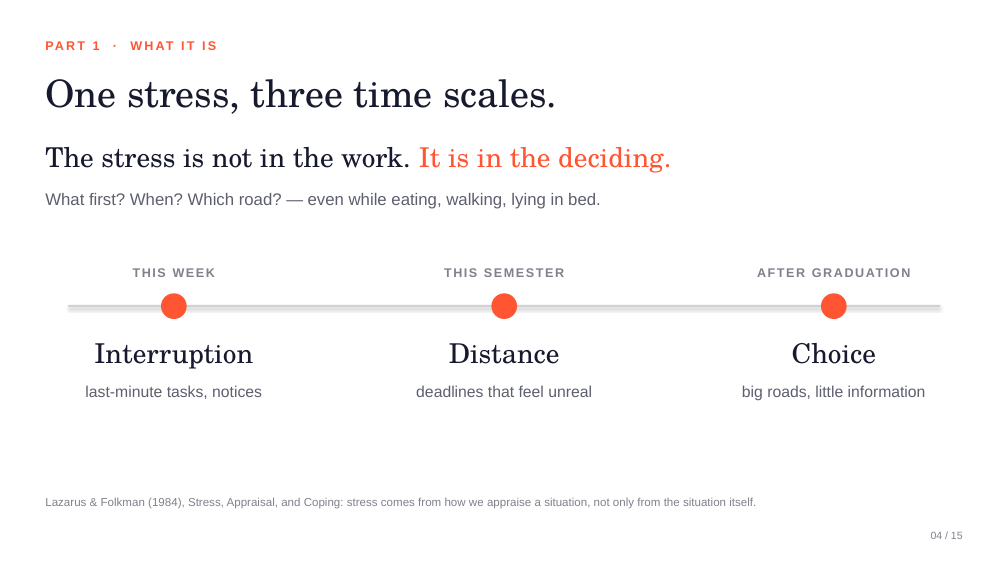
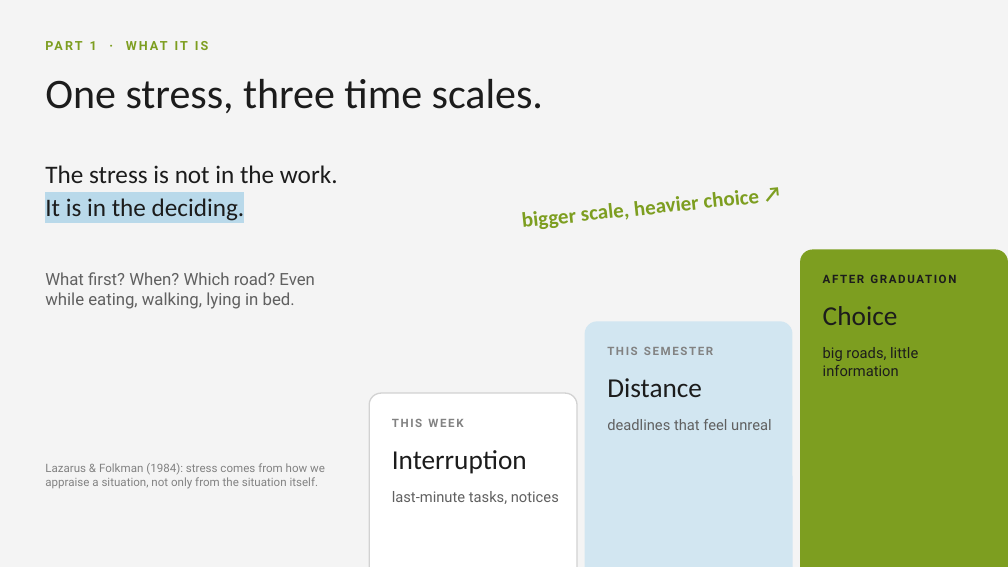
Before and after one commit to Kyson-CCHEN/English-presentation, a slide deck: slide 5 of Planning_Is_the_Pressure.pptx (slide 4 before the commit). Drawn at 1008x567 pixels with LibreOffice and Linux fonts; fonts in the diff are those of the drawing; background and template pictures are left out. Boxes give left, top, right and bottom in pixels: in the first picture for what was removed or moved away, otherwise in the second. Text is boxed around its words. In the diff, an @@ line names an element or a change of style, - is before the commit and + after.

```diff
--- a/Planning_Is_the_Pressure.pptx
+++ b/Planning_Is_the_Pressure.pptx
@@ background #FFFFFF to picture (left out) @@
@@ text "PART 1 · WHAT IT ..." at <box>90,41,97,50</box>: font Arial to Roboto, text colour #FF5533 to #7D9E20 @@
@@ text "One stress, three time scales." at <box>45,79,543,113</box>: size 36 to 40 pt, font TeX Gyre Schola to Calibri, text colour #171A2E to #1C1C1C @@
@@ text "The stress is not in ...": place and size @@
-text "The stress is not in ..." at <box>45,147,671,173</box>
+text "The stress is not in ..." at <box>45,165,338,222</box>
@@ text "The stress is not in ..." at <box>45,165,338,222</box>: size 26 to 24 pt, font TeX Gyre Schola to Calibri; text colour #171A2E to #1C1C1C in "The stress is not in the work."; text colour #FF5533 to #1C1C1C, highlight none to #B9D9EA in "It is in the deciding."; line spacing 1 to 1.1 @@
@@ text added at <box>523,211,577,229</box>, 20 pt, text #7D9E20, bold @@
+bigger scale, heavier choice ↗
@@ rounded rectangle added at <box>800,250,1008,567</box>, fill #7D9E20 @@
@@ text at <box>45,272,314,309</box>: text changed; font Arial to Roboto; text colour #5D5F6D to #606060 @@
-What first? When? Which road? — even while eating, walking, lying in bed.
+What first? When? Which road? Even while eating, walking, lying in bed.
@@ ellipse removed at <box>161,293,187,319</box> @@
@@ ellipse removed at <box>492,293,517,319</box> @@
@@ ellipse removed at <box>821,293,847,319</box> @@
@@ text "AFTER GRADUATION": place and size @@
-text "AFTER GRADUATION" at <box>698,265,970,287</box>
+text "AFTER GRADUATION" at <box>823,272,997,295</box>
@@ text "AFTER GRADUATION" at <box>823,272,997,295</box>: size 12 to 11 pt, font Arial to Roboto, text colour #7F818C to #1C1C1C; alignment centre to left @@
@@ text "Choice": place and size @@
-text "Choice" at <box>792,343,876,364</box>
+text "Choice" at <box>823,306,898,325</box>
@@ line removed from (68, 306) to (940, 306) @@
@@ rounded rectangle added at <box>585,321,792,567</box>, fill #D2E6F1 @@
@@ text "THIS SEMESTER" at <box>607,347,713,355</box>: size 12 to 11 pt, font Arial to Roboto, text colour #7F818C to #828282; alignment centre to left @@
@@ text "THIS SEMESTER": place and size @@
-text "THIS SEMESTER" at <box>444,268,564,277</box>
+text "THIS SEMESTER" at <box>607,347,713,355</box>
@@ text "big roads, little information": place and size @@
-text "big roads, little information" at <box>742,385,926,400</box>
+text "big roads, little information" at <box>823,347,918,376</box>
@@ text "big roads, little information" at <box>823,347,918,376</box>: size 15 to 14 pt, font Arial to Roboto, text colour #5D5F6D to #1C1C1C; alignment centre to left @@
@@ text "Distance": place and size @@
-text "Distance" at <box>449,343,560,364</box>
+text "Distance" at <box>607,378,702,397</box>
@@ rounded rectangle added at <box>369,393,577,567</box>, fill #FFFFFF, outline #D2D2D2 1.25 pt @@
@@ text "THIS WEEK": place and size @@
-text "THIS WEEK" at <box>133,268,215,277</box>
+text "THIS WEEK" at <box>392,419,463,427</box>
@@ text "THIS WEEK" at <box>392,419,463,427</box>: size 12 to 11 pt, font Arial to Roboto, text colour #7F818C to #828282; alignment centre to left @@
@@ text "deadlines that feel unreal" at <box>607,419,772,430</box>: size 15 to 14 pt, font Arial to Roboto, text colour #5D5F6D to #606060; alignment centre to left @@
@@ text "deadlines that feel unreal": place and size @@
-text "deadlines that feel unreal" at <box>416,385,592,397</box>
+text "deadlines that feel unreal" at <box>607,419,772,430</box>
@@ font TeX Gyre Schola to Calibri, text colour #171A2E to #1C1C1C; alignment centre to left in 3 elements at <box>823,306,898,325</box>, <box>607,378,702,397</box>, <box>392,450,527,474</box> @@
@@ text "Interruption": place and size @@
-text "Interruption" at <box>94,343,253,369</box>
+text "Interruption" at <box>392,450,527,474</box>
@@ text at <box>45,463,325,488</box>: text changed; font Arial to Roboto; text colour #7F818C to #828282 @@
-Lazarus & Folkman (1984), Stress, Appraisal, and Coping: stress comes from how we appraise a situation, not only from the situation itself.
+Lazarus & Folkman (1984): stress comes from how we appraise a situation, not only from the situation itself.
@@ text "last-minute tasks, notices": place and size @@
-text "last-minute tasks, notices" at <box>85,385,262,399</box>
+text "last-minute tasks, notices" at <box>392,491,559,504</box>
@@ text "last-minute tasks, notices" at <box>392,491,559,504</box>: size 15 to 14 pt, font Arial to Roboto, text colour #5D5F6D to #606060; alignment centre to left @@
@@ text removed at <box>931,532,963,539</box> @@
-04 / 15
```
Also in this commit, not shown: 13 other slides changed, 2 slides added, 1 slide removed.
